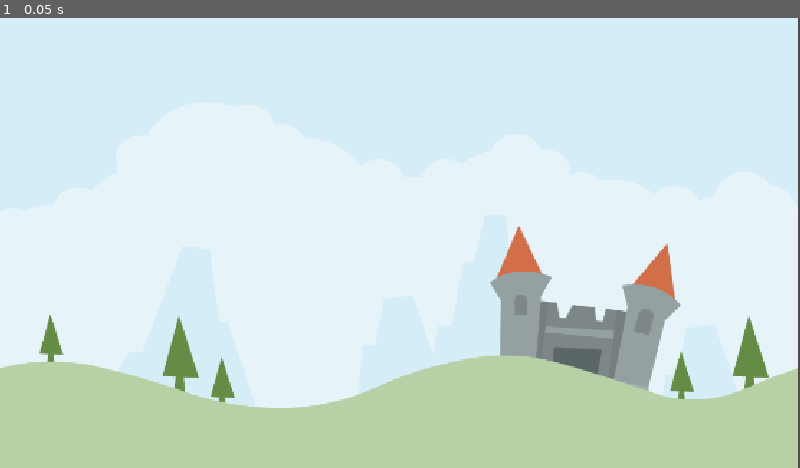
Above: before the commit, frame 1.
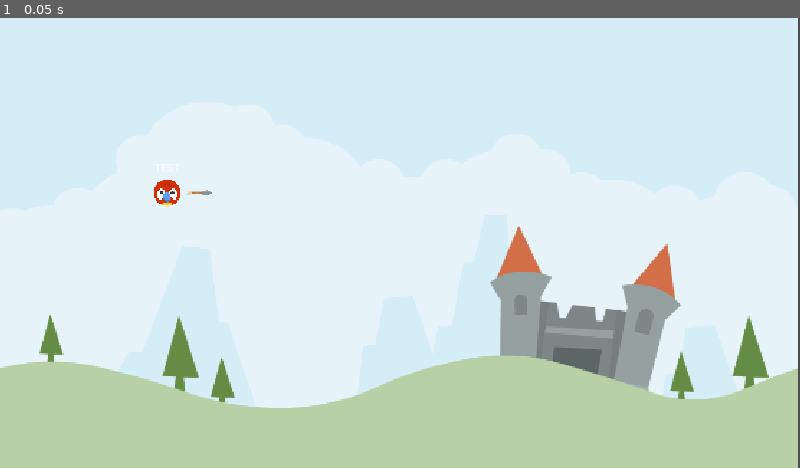
Above: after the commit, the same moment.

Repository: LHO-Developments/Godot-Projects
Game: Godot game, scene res://Scene/LevelBase.tscn
Same seed, same stepped clock (60 frames per second), same inputs: the game is played once before the commit and once after it. Before the commit the project has no main scene; this scene is started directly in both runs.
Inputs:
- Up to frame 1 (0.05 s): no input

The runs differ from the first frame. In frame 1, 0.2% of the frame differs, in the area x 19-27%, y 36-42%.

Commit message:
setup animal scene

Diff:
--- /dev/null
+++ b/Angry Animal/angry-animal/Scene/Animal.gd
@@ -0,0 +1,19 @@
+extends RigidBody2D
+class_name Animal;
+
+# Called when the node enters the scene tree for the first time.
+func _ready() -> void:
+	pass # Replace with function body.
+
+
+# Called every frame. 'delta' is the elapsed time since the previous frame.
+func _process(delta: float) -> void:
+	pass
+
+
+func _on_input_event(viewport: Node, event: InputEvent, shape_idx: int) -> void:
+	pass # Replace with function body.
+
+
+func _on_visible_on_screen_notifier_2d_screen_exited() -> void:
+	pass # Replace with function body.
--- /dev/null
+++ b/Angry Animal/angry-animal/Scene/Animal.tscn
@@ -0,0 +1,55 @@
+[gd_scene load_steps=9 format=3 uid="uid://c61favqvyf54o"]
+
+[ext_resource type="Script" uid="uid://dnrf8ey3ylpjy" path="res://Scene/Animal.gd" id="1_65va3"]
+[ext_resource type="Texture2D" uid="uid://bby6erjgrmepo" path="res://assets/player/parrot.png" id="1_lxnwc"]
+[ext_resource type="Texture2D" uid="uid://wj1xmcexubts" path="res://assets/items/arrow.png" id="2_dq43s"]
+[ext_resource type="AudioStream" uid="uid://bpx06ajkqbrgm" path="res://assets/audio/stretch2.ogg" id="3_vss84"]
+[ext_resource type="AudioStream" uid="uid://bjq7gg3p7xkvk" path="res://assets/audio/catapult.ogg" id="4_65va3"]
+[ext_resource type="AudioStream" uid="uid://vuub4m3pg2df" path="res://assets/audio/kick_wood.ogg" id="5_l0c3i"]
+
+[sub_resource type="PhysicsMaterial" id="PhysicsMaterial_65va3"]
+bounce = 0.2
+
+[sub_resource type="CircleShape2D" id="CircleShape2D_vss84"]
+radius = 20.0
+
+[node name="Animal" type="RigidBody2D"]
+input_pickable = true
+physics_material_override = SubResource("PhysicsMaterial_65va3")
+freeze = true
+contact_monitor = true
+max_contacts_reported = 1
+script = ExtResource("1_65va3")
+
+[node name="Label" type="Label" parent="."]
+offset_left = -18.0
+offset_top = -48.0
+offset_right = 22.0
+offset_bottom = -25.0
+text = "TEST"
+
+[node name="Parrot" type="Sprite2D" parent="."]
+scale = Vector2(0.15, 0.15)
+texture = ExtResource("1_lxnwc")
+
+[node name="Arrow" type="Sprite2D" parent="."]
+scale = Vector2(0.3, 0.3)
+texture = ExtResource("2_dq43s")
+offset = Vector2(150, 0)
+
+[node name="StretchSound" type="AudioStreamPlayer" parent="."]
+stream = ExtResource("3_vss84")
+
+[node name="LaunchSound" type="AudioStreamPlayer" parent="."]
+stream = ExtResource("4_65va3")
+
+[node name="KickSound" type="AudioStreamPlayer" parent="."]
+stream = ExtResource("5_l0c3i")
+
+[node name="CollisionShape2D" type="CollisionShape2D" parent="."]
+shape = SubResource("CircleShape2D_vss84")
+
+[node name="VisibleOnScreenNotifier2D" type="VisibleOnScreenNotifier2D" parent="."]
+
+[connection signal="input_event" from="." to="." method="_on_input_event"]
+[connection signal="screen_exited" from="VisibleOnScreenNotifier2D" to="." method="_on_visible_on_screen_notifier_2d_screen_exited"]
--- a/Angry Animal/angry-animal/Scene/LevelBase.tscn
+++ b/Angry Animal/angry-animal/Scene/LevelBase.tscn
@@ -1,6 +1,7 @@
-[gd_scene load_steps=2 format=3 uid="uid://4vlbckliodu6"]
+[gd_scene load_steps=3 format=3 uid="uid://4vlbckliodu6"]
 
 [ext_resource type="Texture2D" uid="uid://bh5xqwas2ygqx" path="res://assets/scene/colored_castle.png" id="1_b7mn6"]
+[ext_resource type="PackedScene" uid="uid://c61favqvyf54o" path="res://Scene/Animal.tscn" id="2_w7hen"]
 
 [node name="Node2D" type="Node2D"]
 
@@ -9,3 +10,6 @@
 scale = Vector2(1.12109, 1.06927)
 texture = ExtResource("1_b7mn6")
 centered = false
+
+[node name="Animal" parent="." instance=ExtResource("2_w7hen")]
+position = Vector2(240, 251)
--- a/Angry Animal/angry-animal/project.godot
+++ b/Angry Animal/angry-animal/project.godot
@@ -11,6 +11,7 @@
 [application]
 
 config/name="Angry Animal"
+run/main_scene="uid://4vlbckliodu6"
 config/features=PackedStringArray("4.4", "Mobile")
 config/icon="res://icon.svg"
 
Not shown, added: Angry Animal/angry-animal/Scene/Animal.gd.uid
